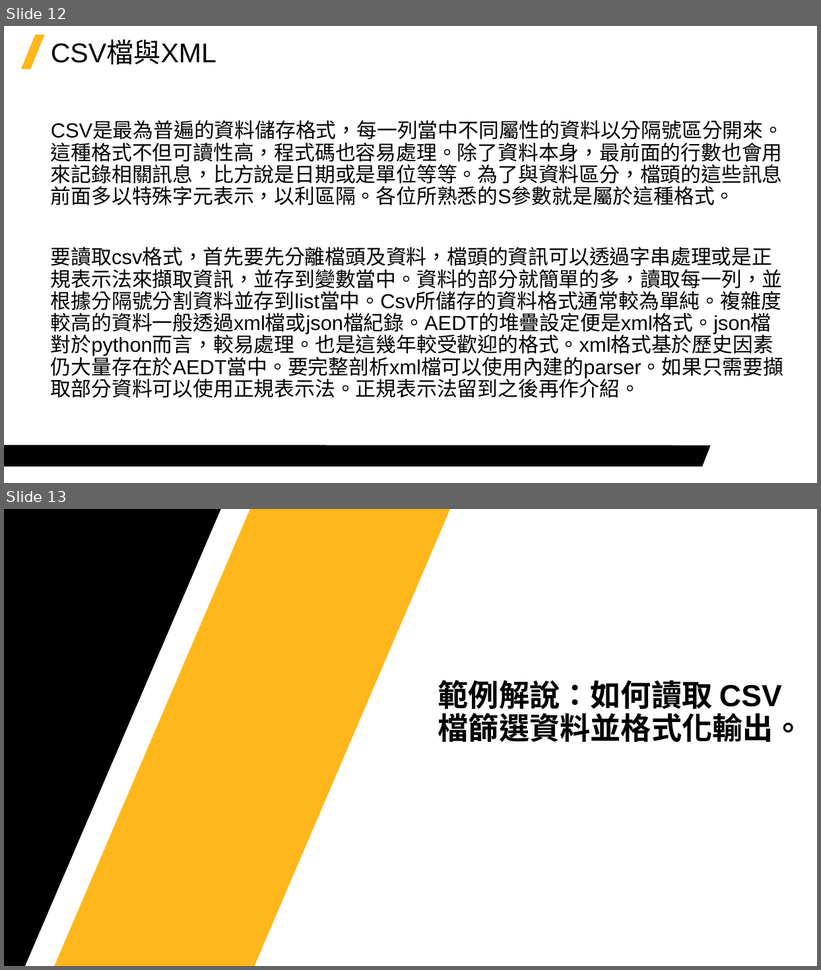
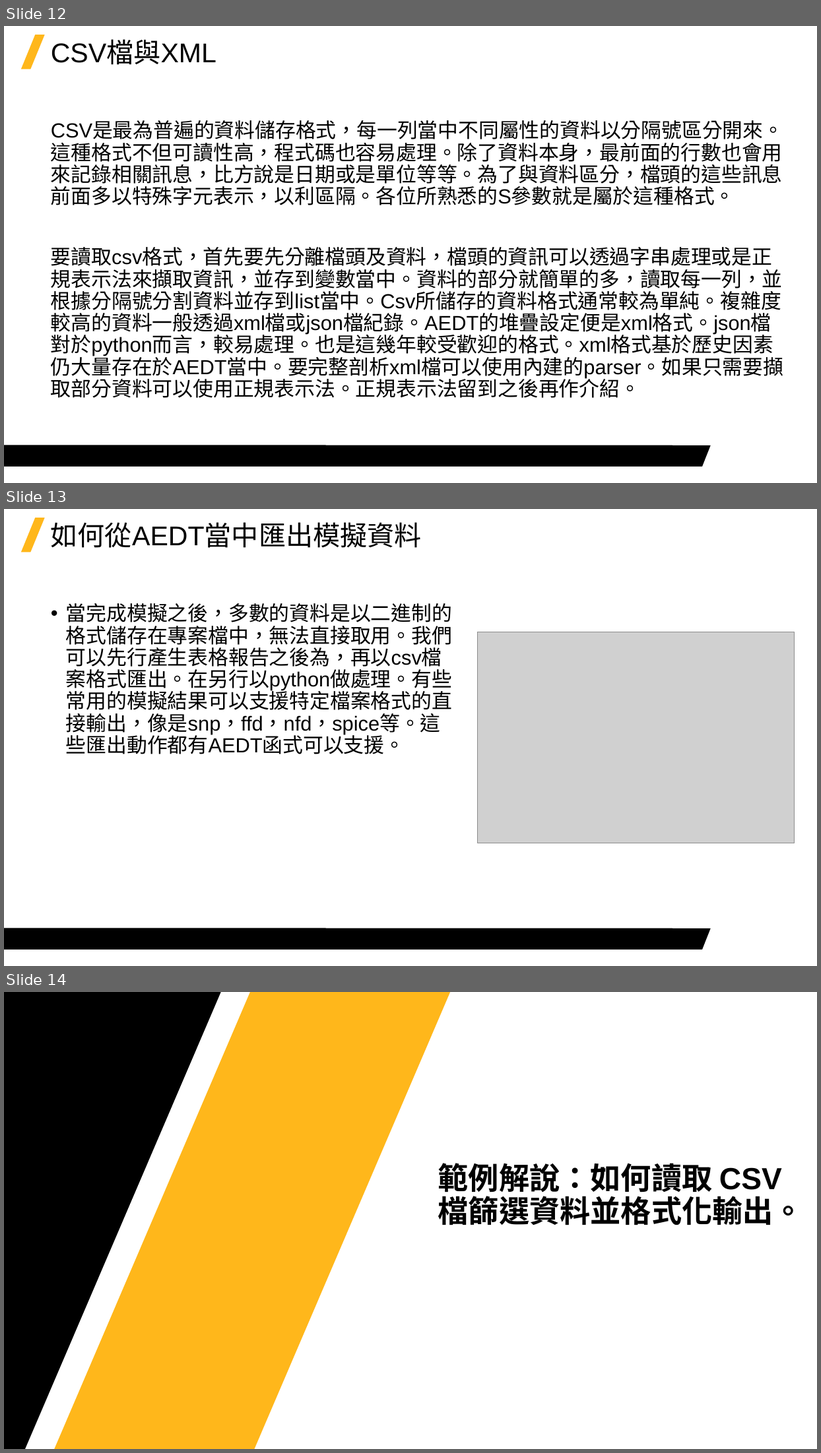
Before and after one commit to Jerrick-cheng/AEDT-Automation-Camp, a slide deck: 上課教材/Week3.pptx. Shown one above the other, each under a label of ours: slides 12 and 13 before the commit, slides 12, 13 and 14 after it. The pictures are 821x970 and 821x1453 pixels, drawn with LibreOffice and Linux fonts; fonts in the diff are those of the drawing; grey boxes stand for pictures; background and template pictures are left out. Boxes give left, top, right and bottom in pixels: in the first picture for what was removed or moved away, otherwise in the second. Text is boxed around its words. In the diff, an @@ line names an element or a change of style, - is before the commit and + after.

```diff
--- a/上課教材/Week3.pptx
+++ b/上課教材/Week3.pptx
@@ slide 13 added at (x1=4, y1=509, x2=817, y2=966), background #FFFFFF; not listed: 2 template elements that a slide beside it also shows @@
@@ title added at (x1=51, y1=522, x2=422, y2=548), 32 pt, text #000000 @@
+如何從AEDT當中匯出模擬資料
@@ text added at (x1=66, y1=603, x2=452, y2=755), 24 pt, text #000000 @@
+• 當完成模擬之後，多數的資料是以二進制的格式儲存在專案檔中，無法直接取用。我們可以先行產生表格報告之後為，再以csv檔案格式匯出。在另行以python做處理。有些常用的模擬結果可以支援特定檔案格式的直接輸出，像是snp，ffd，nfd，spice等。這些匯出動作都有AEDT函式可以支援。
@@ picture added at (x1=478, y1=632, x2=795, y2=843) @@
@@ what was slide 13 is now slide 14 @@
```
Also in this commit, not shown: 5 other files.
